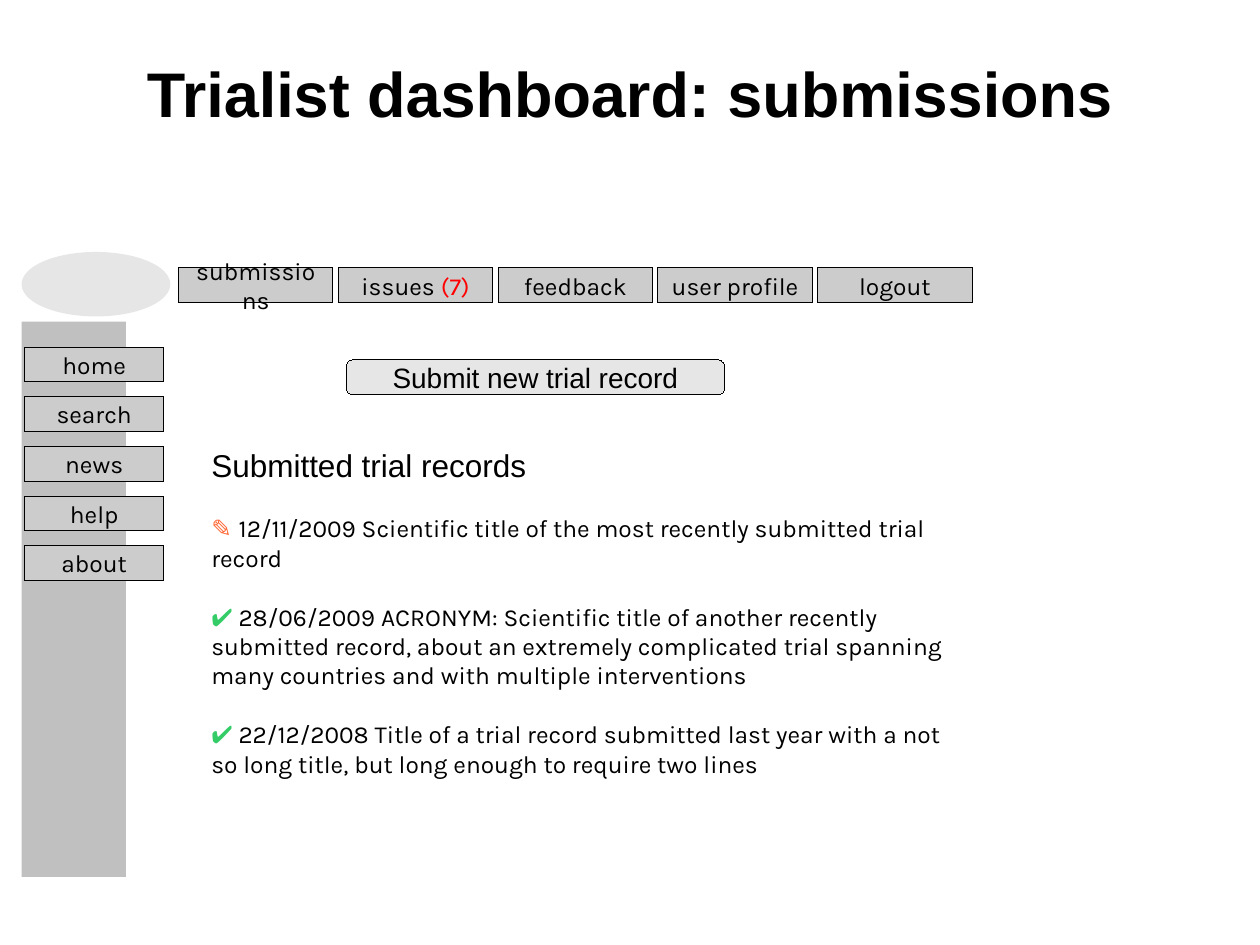
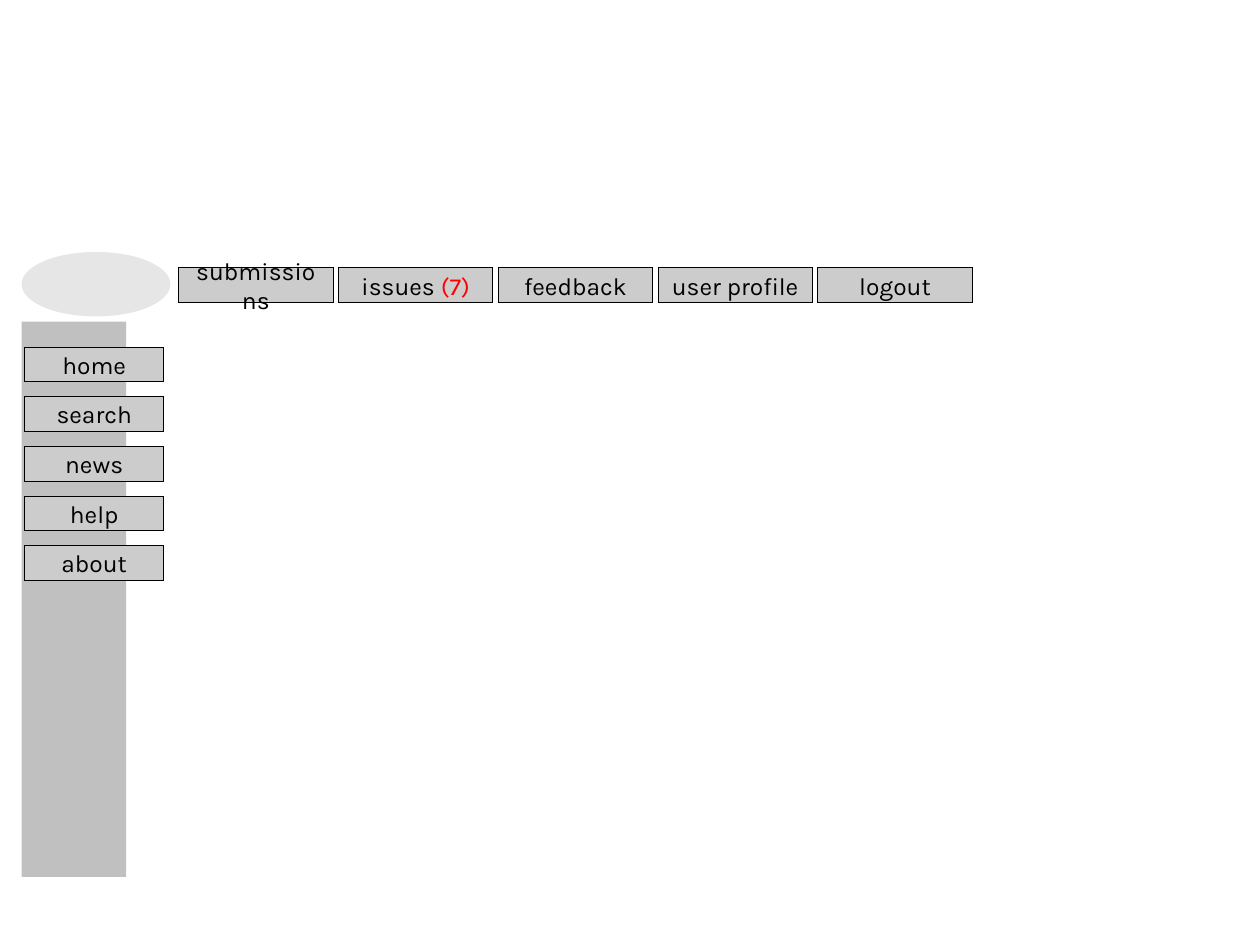
Before and after one commit to bireme/opentrials, a slide deck: slide 7 of docs/wireframes-2009-11.odp (slide 2 before the commit). Drawn at 1260x945 pixels with LibreOffice and Linux fonts; fonts in the diff are those of the drawing; background and template pictures are left out. Boxes give left, top, right and bottom in pixels: in the first picture for what was removed or moved away, otherwise in the second. Text is boxed around its words. In the diff, an @@ line names an element or a change of style, - is before the commit and + after.

```diff
--- a/docs/wireframes-2009-11.odp
+++ b/docs/wireframes-2009-11.odp
@@ title removed at box(147, 71, 1112, 118) @@
-Trialist dashboard: submissions
@@ rounded rectangle removed at box(346, 360, 724, 396) @@
-Submit new trial record
@@ text removed at box(211, 454, 941, 779) @@
-Submitted trial records
-✎ 12/11/2009 Scientific title of the most recently submitted trial record
-✔ 28/06/2009 ACRONYM: Scientific title of another recently submitted record, about an extremely complicated trial spanning many countries and with multiple interventions
-✔ 22/12/2008 Title of a trial record submitted last year with a not so long title, but long enough to require two lines
```
Also in this commit, not shown: 3 other slides changed, 4 slides added, 2 slides removed, 1 other file.
